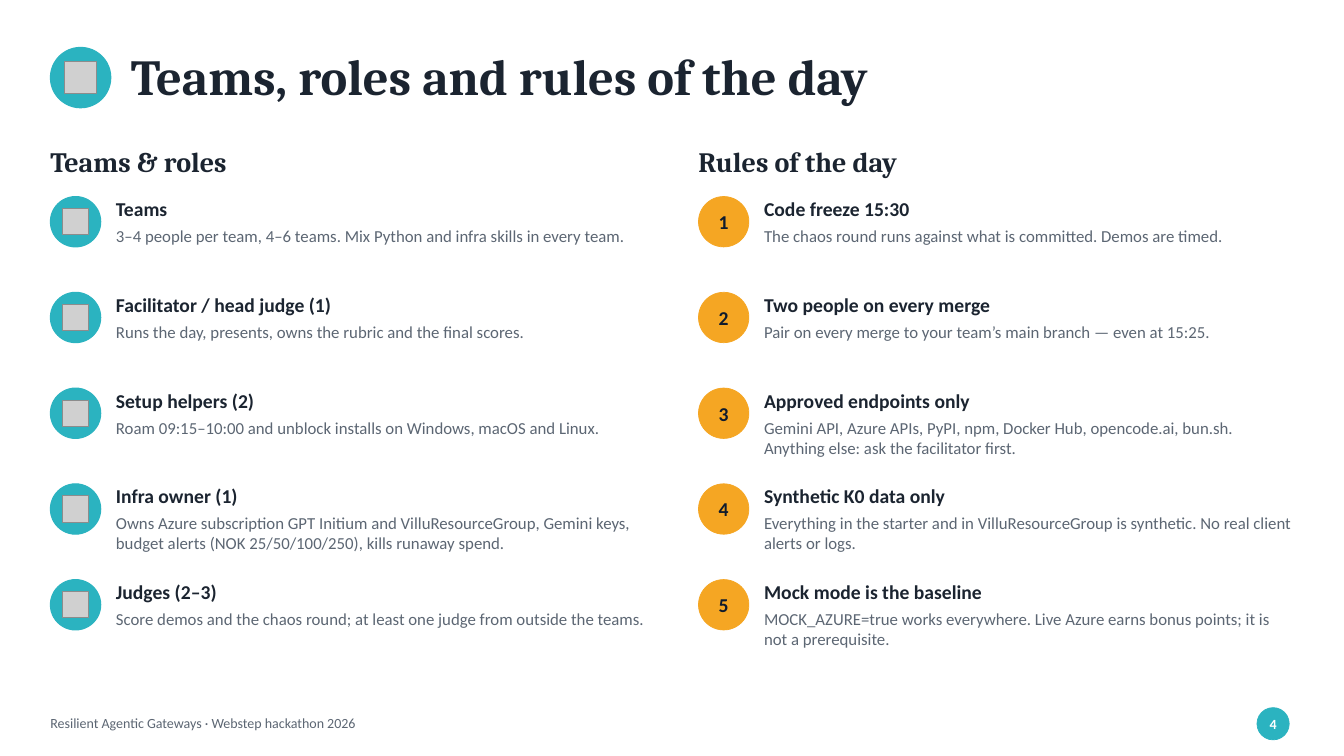
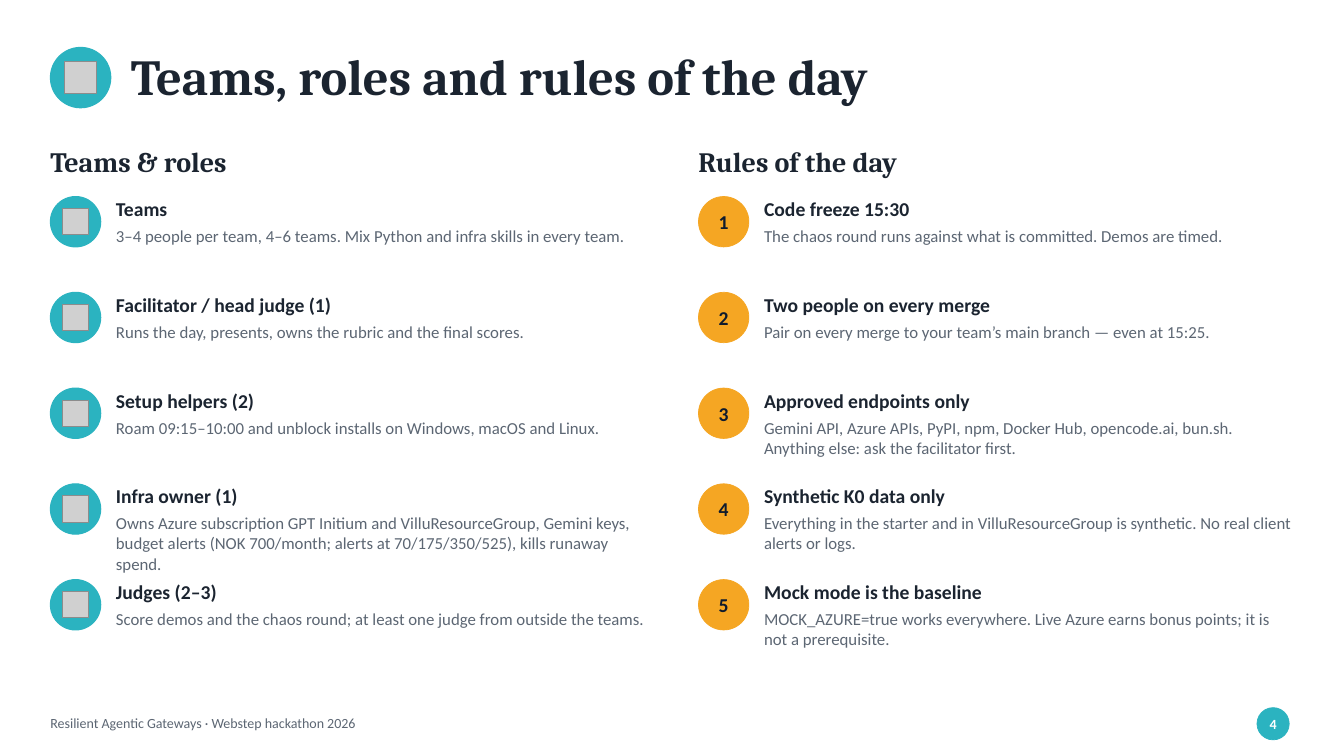
Before and after one commit to Villu/hackathon, a slide deck: slide 4 of slides/hackathon-slides.pptx. Drawn at 1344x756 pixels with LibreOffice and Linux fonts; fonts in the diff are those of the drawing; grey boxes stand for pictures. Boxes give left, top, right and bottom in pixels: in the first picture for what was removed or moved away, otherwise in the second. Text is boxed around its words. In the diff, an @@ line names an element or a change of style, - is before the commit and + after.

```diff
--- a/slides/hackathon-slides.pptx
+++ b/slides/hackathon-slides.pptx
@@ text at <box>116,517,630,573</box>: text changed @@
-Owns Azure subscription GPT Initium and VilluResourceGroup, Gemini keys, budget alerts (NOK 25/50/100/250), kills runaway spend.
+Owns Azure subscription GPT Initium and VilluResourceGroup, Gemini keys, budget alerts (NOK 700/month; alerts at 70/175/350/525), kills runaway spend.
```
Also in this commit, not shown: 3 other slides changed, 6 other files.
